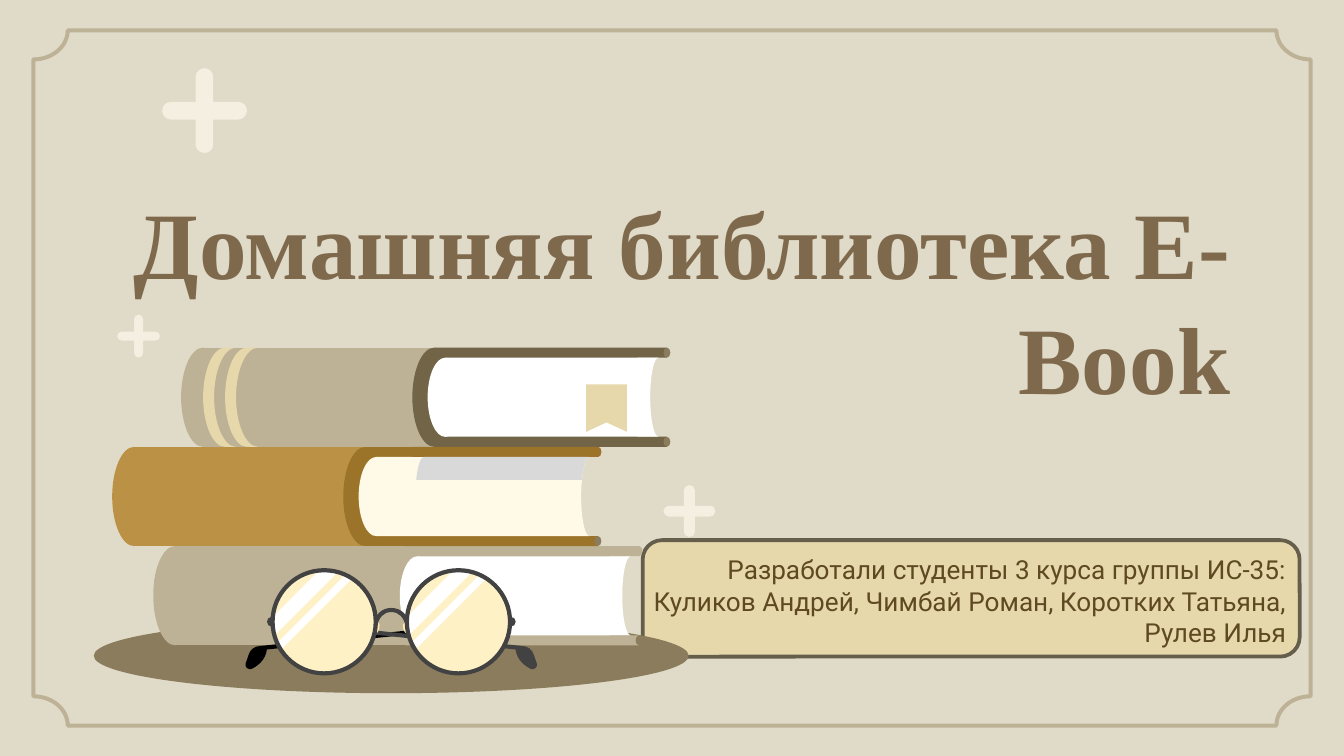
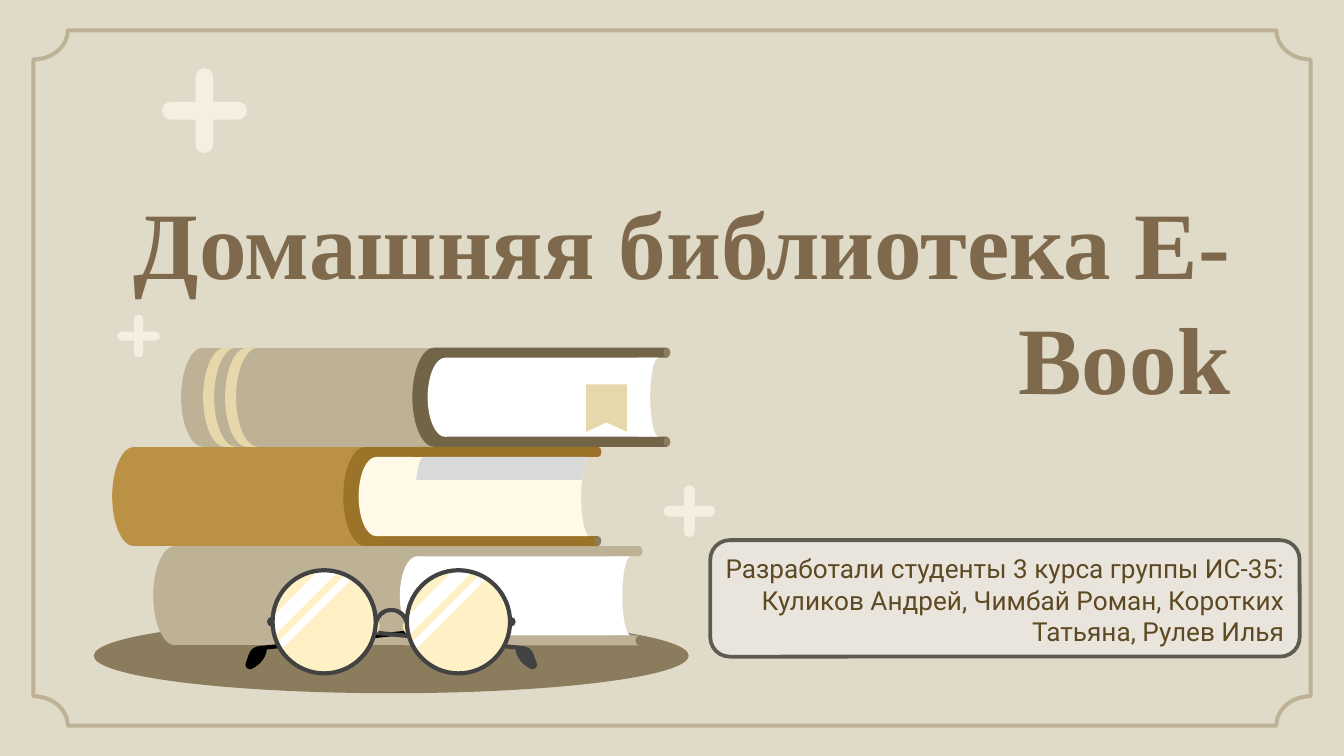
Before and after one commit to Hrustios/E-Book, a slide deck: slide 1 of Report/E-Book.pptx. Drawn at 1344x756 pixels with LibreOffice and Linux fonts; fonts in the diff are those of the drawing; background and template pictures are left out. Boxes give left, top, right and bottom in pixels: in the first picture for what was removed or moved away, otherwise in the second. Text is boxed around its words. In the diff, an @@ line names an element or a change of style, - is before the commit and + after.

```diff
--- a/Report/E-Book.pptx
+++ b/Report/E-Book.pptx
@@ subtitle "Разработали студенты 3 курса группы ..." rewrapped from <box>654,559,1286,648</box> to <box>726,558,1284,647</box> @@
@@ rounded rectangle: place and size @@
-rounded rectangle at <box>642,540,1300,657</box>
+rounded rectangle at <box>710,540,1300,657</box>
@@ rounded rectangle at <box>710,540,1300,657</box>: fill #E7D8AC to #E9E5DD; outline #655F4B 2 pt to #5F5B50 2 pt @@
```
Also in this commit, not shown: 2 other slides changed, 1 other file.
